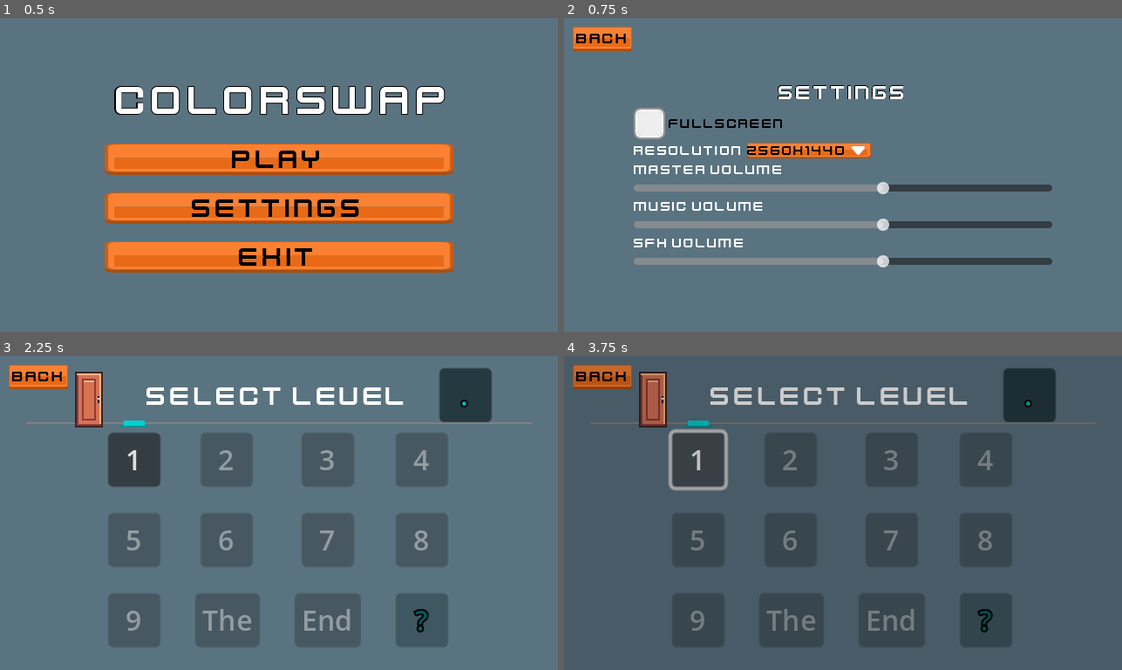
Above: before the commit, frames 1-4 (two rows, left to right).
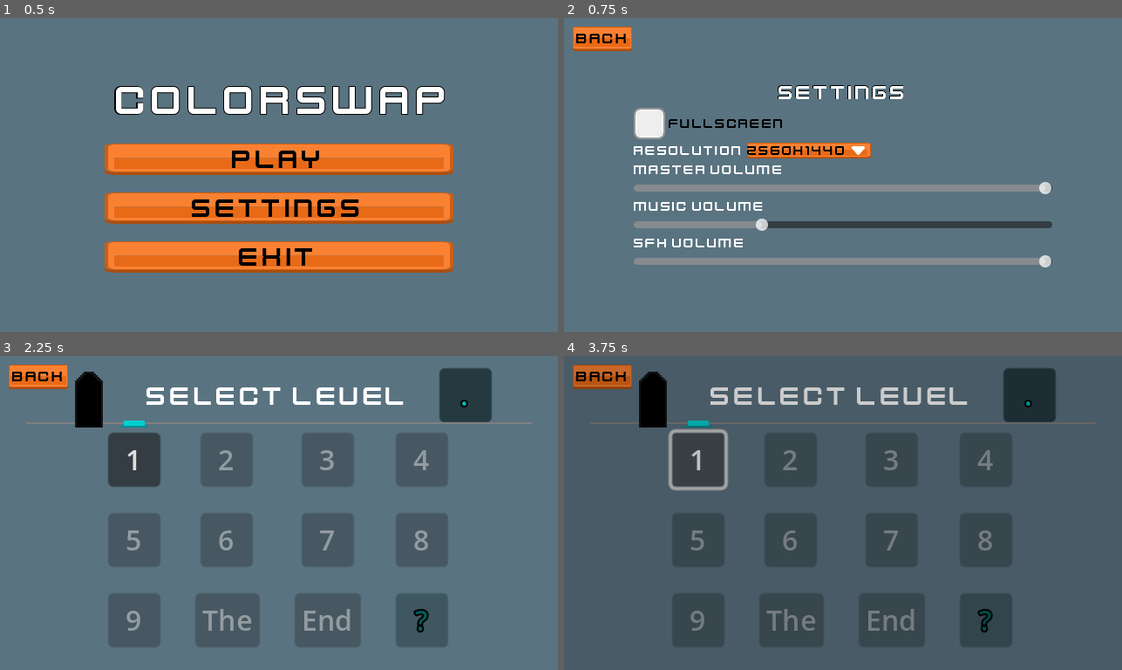
Above: after the commit, the same moments.

Repository: TheBogdichHD/ColorSwap
Game: Godot game, scene res://ui/menu.tscn
The game is run twice, just before and just after one commit, with the same random seed, the same clock (stepped at 60 frames per second) and the same inputs.
Inputs:
- Up to frame 1 (0.5 s): no input
- Up to frame 2 (0.75 s): click "Settings" at 0.5 s
- Up to frame 3 (2.25 s): click "Back" at 1.25 s; click "Play" at 2 s
- Up to frame 4 (3.75 s): click "." at 2.75 s; click "1" at 3.5 s

Frame 1 is identical in both runs. In frame 2, 2.1% of the frame differs, in the area x 34-88%, y 52-80%; in frame 3, 0.9%; in frame 4, 0.9%.

Commit message:
the end

Diff:
--- /dev/null
+++ b/MusicPlayer.gd
@@ -0,0 +1,10 @@
+extends AudioStreamPlayer
+
+
+func play_music(music):
+	if stream != music:
+		stream = music
+		play()
+
+func stop_playing():
+	stop()
--- /dev/null
+++ b/audio_player.gd
@@ -0,0 +1,6 @@
+extends AudioStreamPlayer
+
+
+func play_sound(sound):
+	stream = sound
+	play()
--- /dev/null
+++ b/audio_player.tscn
@@ -0,0 +1,7 @@
+[gd_scene load_steps=2 format=3 uid="uid://b3n5noy3buhyt"]
+
+[ext_resource type="Script" path="res://audio_player.gd" id="1_mh47h"]
+
+[node name="AudioPlayer" type="AudioStreamPlayer"]
+bus = &"sfx"
+script = ExtResource("1_mh47h")
--- a/button/button.gd
+++ b/button/button.gd
@@ -2,9 +2,13 @@
 
 @export var objects: Array[Node2D]
 @onready var sprite_2d = $Sprite2D
+@onready var audio_stream_player = $AudioStreamPlayer
 
 
 func _on_body_entered(_body):
+	audio_stream_player.pitch_scale += randf_range(-0.4, 0.6)
+	audio_stream_player.play()
+
 	sprite_2d.frame = 1
 	if objects.size() > 1 and not null in objects:
 		var positions = []
--- a/button/button.tscn
+++ b/button/button.tscn
@@ -1,7 +1,8 @@
-[gd_scene load_steps=4 format=3 uid="uid://b2sf5mkpu2q70"]
+[gd_scene load_steps=5 format=3 uid="uid://b2sf5mkpu2q70"]
 
 [ext_resource type="Texture2D" uid="uid://cx6lntxl8hxsy" path="res://assets/sprites/button.png" id="1_caurw"]
 [ext_resource type="Script" path="res://button/button.gd" id="1_ku3au"]
+[ext_resource type="AudioStream" uid="uid://coxbbff1nk5ug" path="res://assets/sounds/button.wav" id="3_qdl3q"]
 
 [sub_resource type="RectangleShape2D" id="RectangleShape2D_lullc"]
 size = Vector2(16, 4)
@@ -19,5 +20,9 @@
 position = Vector2(0, 6)
 shape = SubResource("RectangleShape2D_lullc")
 
+[node name="AudioStreamPlayer" type="AudioStreamPlayer" parent="."]
+stream = ExtResource("3_qdl3q")
+bus = &"sfx"
+
 [connection signal="body_entered" from="." to="." method="_on_body_entered"]
 [connection signal="body_exited" from="." to="." method="_on_body_exited"]
--- a/levels/level..tscn
+++ b/levels/level..tscn
@@ -6,11 +6,13 @@
 [ext_resource type="PackedScene" uid="uid://bnoxmukshqhlp" path="res://player/player.tscn" id="6_kq4mq"]
 [ext_resource type="PackedScene" uid="uid://c473e1o3x0x3j" path="res://camera/camera_2d.tscn" id="7_xnfao"]
 [ext_resource type="PackedScene" uid="uid://ddshcmc868wdv" path="res://camera/camera_trigger.tscn" id="8_dq5ph"]
+[ext_resource type="AudioStream" uid="uid://boq3hg2ebkewl" path="res://assets/sounds/the_door.wav" id="8_wc5a5"]
 [ext_resource type="PackedScene" uid="uid://c7p8h4nnw03lp" path="res://ui/pause_menu.tscn" id="9_67sxx"]
 
 [node name="Level*" type="Node2D"]
 script = ExtResource("1_tjkbh")
 next_level = "thank you"
+music_name = "res://assets/music/Kevin MacLeod - Reaching Out.mp3"
 
 [node name="TileMap1" parent="." instance=ExtResource("2_5rtnl")]
 modulate = Color(0.196078, 0.196078, 0.196078, 1)
@@ -158,6 +160,11 @@
 [node name="Door" parent="." instance=ExtResource("5_fahl7")]
 position = Vector2(2912, 48)
 
+[node name="AudioStreamPlayer2D" type="AudioStreamPlayer2D" parent="Door"]
+stream = ExtResource("8_wc5a5")
+autoplay = true
+bus = &"sfx"
+
 [editable path="CameraTrigger1"]
 [editable path="CameraTrigger3"]
 [editable path="CameraTrigger5"]
--- a/levels/levelQ.tscn
+++ b/levels/levelQ.tscn
@@ -10,6 +10,7 @@
 [node name="Level?" type="Node2D"]
 script = ExtResource("1_60t7a")
 next_level = "res://ui/level_select.tscn"
+music_name = "res://assets/music/Kevin MacLeod - Resignation.mp3"
 
 [node name="TileMap1" parent="." instance=ExtResource("2_b2pw2")]
 modulate = Color(0.196078, 0.196078, 0.196078, 1)
--- a/levels/world.gd
+++ b/levels/world.gd
@@ -1,17 +1,20 @@
 extends Node2D
 
 @export var next_level: String = ""
-
+@export var music_name = "res://assets/music/Dream_Culture.mp3"
 var can_go_to_next_level = false
-
+@onready var door_sound = preload("res://assets/sounds/door_open.wav")
+@onready var restart_sound = preload("res://assets/sounds/restart.wav")
 
 func _unhandled_input(event):
 	if Input.is_action_just_pressed("pause_menu"):
 		$PauseMenu.show()
 		get_tree().paused = true
 	if event.is_action_pressed("restart"):
+		AudioPlayer.play_sound(restart_sound)
 		SceneTransition.change_scene(get_tree().current_scene.scene_file_path)
 	if Input.is_action_pressed("enter_door") and can_go_to_next_level:
+		AudioPlayer.play_sound(door_sound)
 		if next_level == "res://ui/level_select.tscn":
 			Save.data["levels"]["in_menu"] = true
 			SceneTransition.change_scene("res://ui/level_select.tscn")
@@ -24,6 +27,7 @@
 
 
 func _ready():
+	MusicPlayer.play_music(load(music_name))
 	find_child("Door").connect("door_entered", _on_door_body_entered)
 	find_child("Door").connect("door_exited", _on_door_body_exited)
 
--- /dev/null
+++ b/music_player.tscn
@@ -0,0 +1,7 @@
+[gd_scene load_steps=2 format=3 uid="uid://dwqgdrdgv3sxc"]
+
+[ext_resource type="Script" path="res://MusicPlayer.gd" id="1_5mh7f"]
+
+[node name="MusicPlayer" type="AudioStreamPlayer"]
+bus = &"music"
+script = ExtResource("1_5mh7f")
--- a/player/player.tscn
+++ b/player/player.tscn
@@ -2,8 +2,8 @@
 
 [ext_resource type="Script" path="res://player/player.gd" id="1_lregh"]
 [ext_resource type="Resource" uid="uid://dnlicywnrqcv5" path="res://player/player_data.tres" id="2_nxrop"]
+[ext_resource type="AudioStream" uid="uid://dtxpyfbr7alw1" path="res://assets/sounds/Clean/jump_2.wav" id="3_n7xs3"]
 [ext_resource type="Texture2D" uid="uid://c5i3w7ai172ye" path="res://assets/sprites/ghost.png" id="4_iliuy"]
-[ext_resource type="AudioStream" uid="uid://22pyf8r6gc2v" path="res://assets/sounds/jump_2.wav" id="4_qg404"]
 
 [sub_resource type="RectangleShape2D" id="RectangleShape2D_1aihg"]
 size = Vector2(11, 28)
@@ -83,7 +83,8 @@
 wait_time = 0.1
 
 [node name="JumpSound" type="AudioStreamPlayer" parent="."]
-stream = ExtResource("4_qg404")
+stream = ExtResource("3_n7xs3")
+volume_db = -15.0
 bus = &"sfx"
 
 [node name="WalkSound" type="AudioStreamPlayer" parent="."]
--- a/project.godot
+++ b/project.godot
@@ -12,13 +12,15 @@
 
 config/name="ColorSwap"
 run/main_scene="res://ui/menu.tscn"
-config/features=PackedStringArray("4.1", "Forward Plus")
+config/features=PackedStringArray("4.2", "Forward Plus")
 config/icon="res://icon.svg"
 
 [autoload]
 
 SceneTransition="*res://ui/scene_transition.tscn"
 Save="*res://save/save.tscn"
+AudioPlayer="*res://audio_player.tscn"
+MusicPlayer="*res://music_player.tscn"
 
 [display]
 
@@ -28,6 +30,7 @@
 window/size/window_height_override=720
 window/subwindows/embed_subwindows=false
 window/stretch/mode="canvas_items"
+window/stretch/scale_mode="integer"
 
 [dotnet]
 
@@ -106,3 +109,4 @@
 [rendering]
 
 textures/canvas_textures/default_texture_filter=0
+renderer/rendering_method="gl_compatibility"
--- a/save/save_game.gd
+++ b/save/save_game.gd
@@ -6,9 +6,9 @@
 	"settings": {
 		"fullscreen": false,
 		"resolution": "",
-		"Master_volume": 0.6,
-		"music_volume": 0.6,
-		"sfx_volume": 0.6,
+		"Master_volume": 1.0,
+		"music_volume": 0.3,
+		"sfx_volume": 1.0,
 	},
 	"levels": {
 		"level_unlocked": ["1"],
--- a/tile_map/door.gd
+++ b/tile_map/door.gd
@@ -4,6 +4,7 @@
 signal door_exited
 
 @onready var button = $Button
+
 
 func _on_body_entered(_body):
 	door_entered.emit()
--- a/ui/level_select.gd
+++ b/ui/level_select.gd
@@ -4,6 +4,8 @@
 @onready var button_15 = $MarginContainer/VBoxContainer/GridContainer/ButtonQ
 @onready var button_16 = $Button16
 @onready var player = $Player
+@onready var sound = preload("res://assets/sounds/begin.wav")
+@onready var soundui = preload("res://assets/sounds/button_ui.wav")
 
 func _ready():
 	for i in Save.data["levels"]["level_unlocked"]:
@@ -13,14 +15,17 @@
 		player.process_mode = PROCESS_MODE_INHERIT
 
 func _on_back_pressed():
+	AudioPlayer.play_sound(soundui)
 	get_tree().change_scene_to_file("res://ui/menu.tscn")
 
 
 func _on_button_pressed(extra_arg_0):
+	AudioPlayer.play_sound(sound)
 	SceneTransition.change_scene("res://levels/level" + extra_arg_0 + ".tscn")
 
 
 func _on_button_15_pressed():
+	AudioPlayer.play_sound(sound)
 	if button_15.text == "?":
 		SceneTransition.change_scene("res://levels/levelQ.tscn")
 	else:
--- a/ui/menu.gd
+++ b/ui/menu.gd
@@ -1,6 +1,10 @@
 extends Control
 
+@onready var sound = preload("res://assets/sounds/button_ui.wav")
+@onready var music = preload("res://assets/music/Clean Soul.mp3")
+
 func _ready():
+	MusicPlayer.play_music(music)
 	if Save.data["settings"]["fullscreen"]:
 		get_window().set_mode(Window.MODE_FULLSCREEN)
 
@@ -11,10 +15,12 @@
 	get_window().set_position(Centre_Screen-Window_Size/2)
 
 func _on_play_pressed():
+	AudioPlayer.play_sound(sound)
 	get_tree().change_scene_to_file("res://ui/level_select.tscn")
 
 
 func _on_settings_pressed():
+	AudioPlayer.play_sound(sound)
 	get_tree().change_scene_to_file("res://ui/settings_menu.tscn")
 
 
--- a/ui/pause_menu.gd
+++ b/ui/pause_menu.gd
@@ -1,6 +1,7 @@
 extends CanvasLayer
 
 @onready var label = $MarginContainer/VBoxContainer/Label
+@onready var sound = preload("res://assets/sounds/button_ui.wav")
 
 func _ready():
 	if get_tree().get_current_scene().get_name() == "Level*":
@@ -9,14 +10,17 @@
 		label.text = get_tree().get_current_scene().get_name()
 
 func _on_resume_pressed():
+	AudioPlayer.play_sound(sound)
 	get_tree().paused = false
 	hide()
 
 
 func _on_main_menu_pressed():
+	AudioPlayer.play_sound(sound)
 	get_tree().change_scene_to_file("res://ui/menu.tscn")
 	get_tree().paused = false
 
 
 func _on_exit_pressed():
+	AudioPlayer.play_sound(sound)
 	get_tree().quit()
--- a/ui/settings_menu.gd
+++ b/ui/settings_menu.gd
@@ -2,7 +2,7 @@
 
 @onready var full_screen_check_box = $MarginContainer/VBoxContainer/FullscreenButton
 @onready var resolution_option_button = $MarginContainer/VBoxContainer/Resolution/ResolutionOptionButton
-
+@onready var sound = preload("res://assets/sounds/button_ui.wav")
 
 var Resolutions: Dictionary = {"2560x1440":Vector2i(2560,1080),
 								"1920x1080":Vector2i(1920,1080),
@@ -72,4 +72,5 @@
 
 
 func _on_back_pressed():
+	AudioPlayer.play_sound(sound)
 	get_tree().change_scene_to_file("res://ui/menu.tscn")
Not shown, added: assets/music/Clean Soul.mp3.import
Not shown, added: assets/music/Dream_Culture.mp3.import
Not shown, added: assets/music/Kevin MacLeod - Reaching Out.mp3.import
Not shown, added: assets/music/Kevin MacLeod - Resignation.mp3.import
Not shown, added: assets/sounds/Clean/jump_2.wav.import
Not shown, added: assets/sounds/begin.wav.import
Not shown, added: assets/sounds/button.wav.import
Not shown, added: assets/sounds/button_ui.wav.import
Not shown, added: assets/sounds/door_open.wav.import
Not shown, added: assets/sounds/jump_new.wav.import
Not shown, added: assets/sounds/restart.wav.import
Not shown, added: assets/sounds/the_door.wav.import
(and 23 more such lines)
